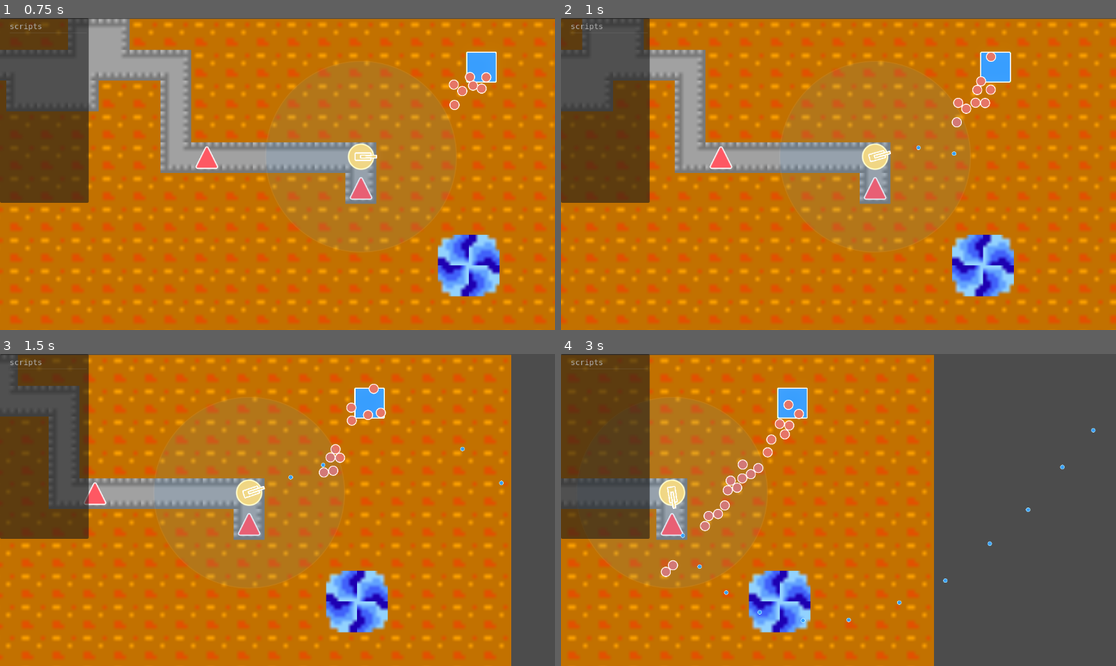
Above: before the commit, frames 1-4 (two rows, left to right).
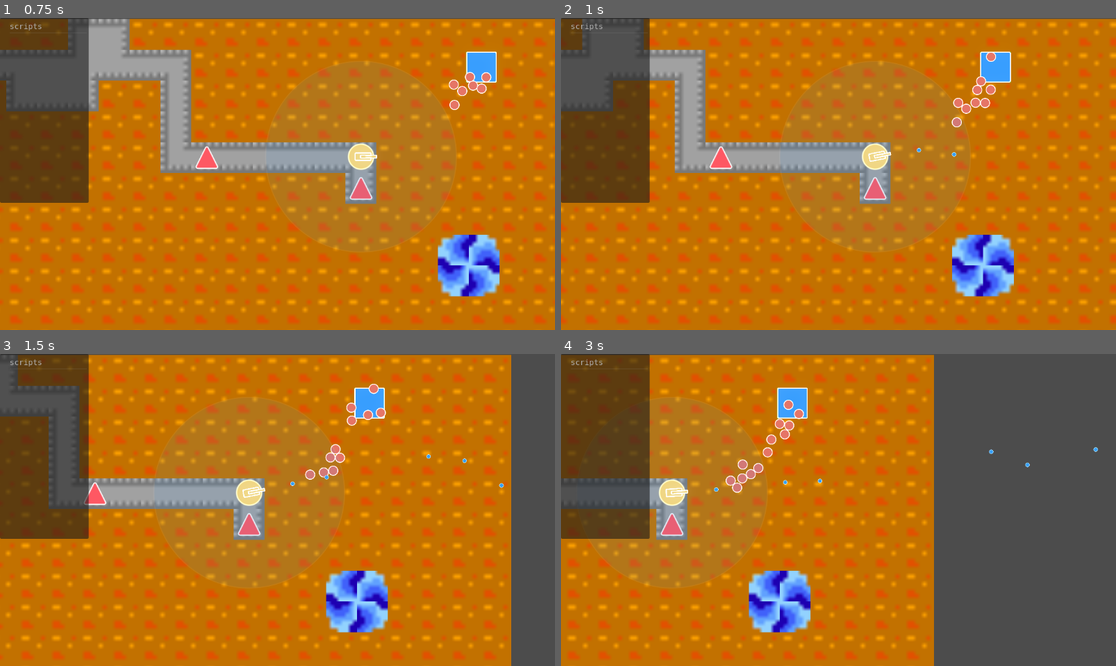
Above: after the commit, the same moments.

Repository: EEEEEEEEthan/BotDefence
Game: Godot game, scene res://Game.tscn
The game is run twice, just before and just after one commit, with the same random seed, the same clock (stepped at 60 frames per second) and the same inputs.
Inputs (mouse positions are in pixels of both pictures, inside the frame that each line leads up to):
- Up to frame 1 (0.75 s): tap Enter at 0.5 s; move the mouse to (399, 158) at 0.52 s; hold D from 0.53 s (still down); hold Ctrl from 0.53 s (still down); click (399, 158) at 0.67 s
- Up to frame 2 (1 s): keep holding D; keep holding Ctrl
- Up to frame 3 (1.5 s): release D at 1.25 s; release Ctrl at 1.25 s; drag from (166, 525) to (438, 485) at 1.27 s
- Up to frame 4 (3 s): move the mouse to (894, 441) at 2.02 s; hold D 2.03-2.75 s; hold Ctrl 2.03-2.75 s; drag from (810, 572) to (1060, 407) at 2.77 s

Frame 1 is identical in both runs. In frame 2, less than 0.1% of the frame differs, in the area x 55-72%, y 40-47%; in frame 3, 0.2%; in frame 4, 0.7%, in the area x 17-97%, y 23-87%.

Commit message:
机枪塔瞄准预测怪物移动位置
按枪口到目标的距离与子弹速度估算飞行时间，用 RigidBody2D 线速度外推瞄准点，覆盖 _process 旋转逻辑。

Made-with: Cursor

Diff:
--- a/Tower/MachineGunTower.gd
+++ b/Tower/MachineGunTower.gd
@@ -3,6 +3,7 @@
 
 const FIRE_INTERVAL_SECONDS := 0.1
 const META_BULLET_SCENE := "bullet_scene"
+const TowerBulletScript := preload("res://Tower/TowerBullet.gd")
 
 @onready var _fire_timer: Timer = %FireTimer
 @onready var _config: Node = %Config
@@ -23,6 +24,33 @@
 	_fire_timer.start()
 
 
+func _process(delta: float) -> void:
+	if Engine.is_editor_hint():
+		return
+	var target_monster: Node2D = highest_priority_monster
+	if target_monster == null:
+		return
+	var aim_point: Vector2 = _get_predicted_monster_position(target_monster)
+	var look_direction: Vector2 = aim_point - global_position
+	if look_direction.length_squared() <= 0.0001:
+		return
+	var target_angle: float = look_direction.angle()
+	var blend: float = 1.0 - exp(-_ROTATION_LERP_SPEED * delta)
+	rotation = lerp_angle(rotation, target_angle, blend)
+
+
+func _get_predicted_monster_position(monster: Node2D) -> Vector2:
+	var to_monster_from_muzzle: Vector2 = monster.global_position - _fire_origin.global_position
+	var distance: float = to_monster_from_muzzle.length()
+	if distance <= 0.0001:
+		return monster.global_position
+	var flight_time: float = distance / TowerBulletScript.MOVE_SPEED
+	var monster_velocity: Vector2 = Vector2.ZERO
+	if monster is RigidBody2D:
+		monster_velocity = monster.linear_velocity
+	return monster.global_position + monster_velocity * flight_time
+
+
 func _on_fire_timer_timeout() -> void:
 	var target_monster: Node2D = highest_priority_monster
 	if target_monster == null:
